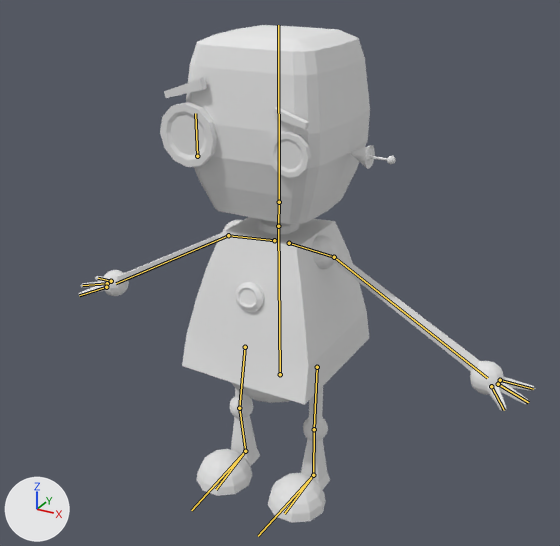
Renders of the Blender file Blender_Files/cute_robot.blend from each side of a commit.
Camera for both pictures: a 50 mm camera at (4.92, -8.92, 7.8) aimed at (0.34, -0.6, 3.64). Arrows for +X, +Y and +Z are at lower left; the lights stay in place. The bones that bend it are drawn over the model as lines.

The first picture shows 'eyes', 'robot'.
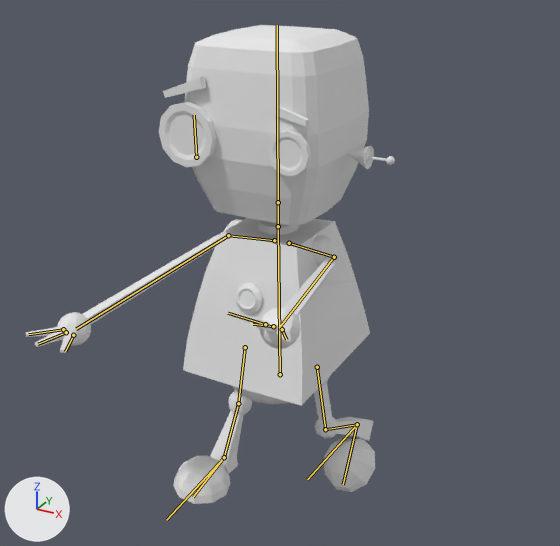
The newer file adds an action. The first version stands in its rest pose; the second is drawn at frame 1 of the action 'ArmatureAction.004'.

Where the change shows, as pixel boxes (x1, y1, x2, y2) in the pictures (560 x 546 px):
'robot', posed (19% narrower)
    before: (78, 25, 535, 523)
    after: (26, 25, 395, 504)
'eyes', posed
    before: (160, 77, 311, 178)
    after: (159, 77, 311, 176)
bone 'foot.L', root to tip
    before: (313, 475) to (284, 513)
    after: (357, 424) to (343, 484)
bone 'thigh.R', root to tip
    before: (245, 347) to (239, 408)
    after: (245, 347) to (238, 403)
bone 'foot.R', root to tip
    before: (245, 451) to (216, 489)
    after: (224, 457) to (193, 497)
bone 'foot_control.L', root to tip
    before: (313, 475) to (258, 536)
    after: (357, 424) to (307, 479)
bone 'foot_control.R', root to tip
    before: (245, 451) to (191, 510)
    after: (224, 457) to (166, 520)
bone 'arm.L', root to tip
    before: (334, 257) to (487, 378)
    after: (334, 257) to (279, 328)
bone 'arm.R', root to tip
    before: (228, 235) to (116, 283)
    after: (228, 235) to (76, 329)

The change in detail:
Bone 'foot.L' (bone_foot_l) turns from (0, 0, 0) to (19, 0, 2) degrees about its own x, y and z.
Bone 'thigh.R' (bone_thigh_r) turns from (0, 0, 0) to (28, -1, 1) degrees about its own x, y and z.
Bone 'foot.R' (bone_foot_r) turns from (0, 0, 0) to (-29, 2, -2) degrees about its own x, y and z.
Bone 'foot_control.L' (bone_foot_control_l) moves from (0.0, 0.0, 0.0) to (0.05, -0.82, -0.65).
Bone 'foot_control.R' (bone_foot_control_r) moves from (0.0, 0.0, 0.0) to (-0.19, 0.39, 0.02).
Bone 'arm.L' (bone_arm_l) turns from (0, 0, 0) to (4, 7, -82) degrees about its own x, y and z.
Bone 'arm.R' (bone_arm_r) turns from (0, 0, 0) to (-10, -21, 65) degrees about its own x, y and z.
